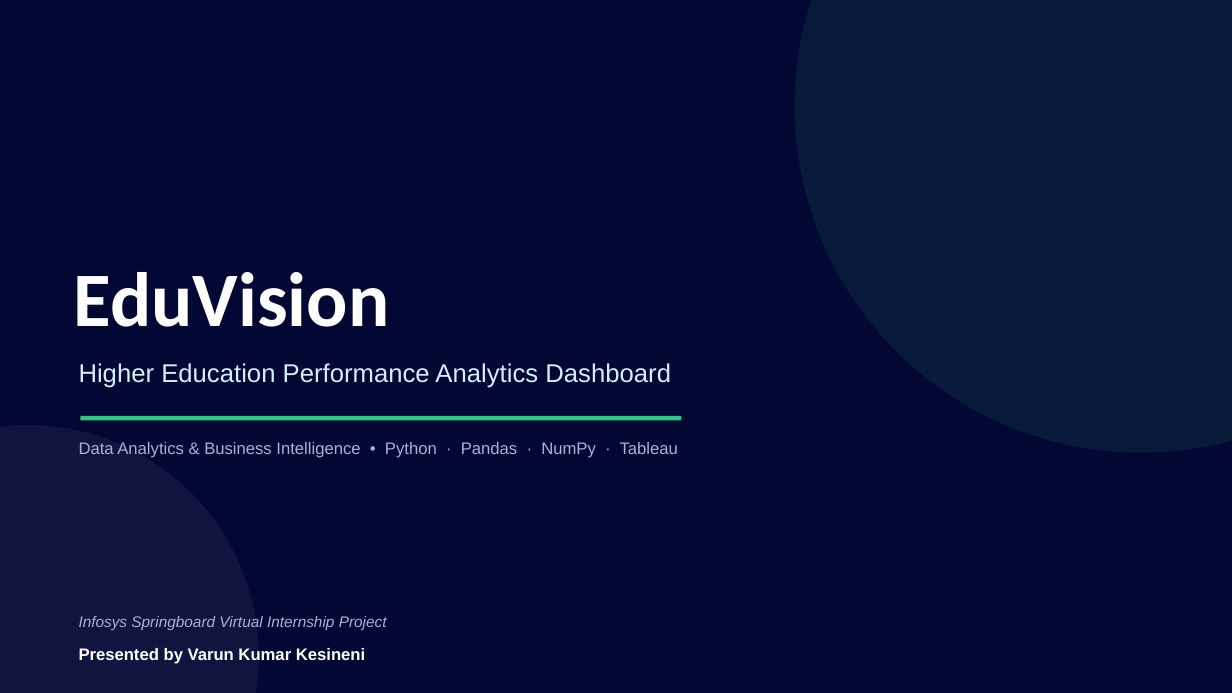
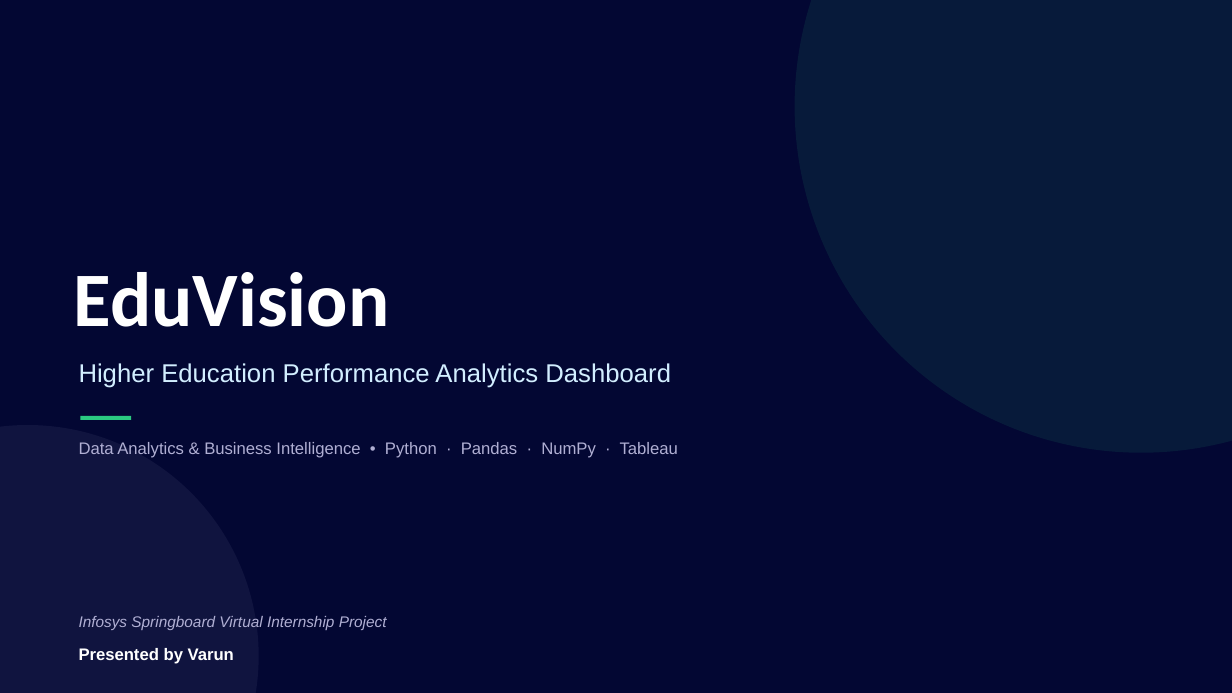
Before and after one commit to springboardmentor873-a11y/https-github.com-springboardmentorpl-Higher-Education-Performance-Dashboard-Group-2, a slide deck: slide 1 of 08_Module_8_Documentation_Delivery/EduVision_Presentation.pptx. Drawn at 1232x693 pixels with LibreOffice and Linux fonts; fonts in the diff are those of the drawing. Boxes give left, top, right and bottom in pixels: in the first picture for what was removed or moved away, otherwise in the second. Text is boxed around its words. In the diff, an @@ line names an element or a change of style, - is before the commit and + after.

```diff
--- a/08_Module_8_Documentation_Delivery/EduVision_Presentation.pptx
+++ b/08_Module_8_Documentation_Delivery/EduVision_Presentation.pptx
@@ rectangle: place and size @@
-rectangle at (80,416,681,421)
+rectangle at (80,416,131,420)
@@ text at (79,648,234,664): text changed @@
-Presented by Varun Kumar Kesineni
+Presented by Varun
```
Also in this commit, not shown: 14 other slides changed, 1 other file.
